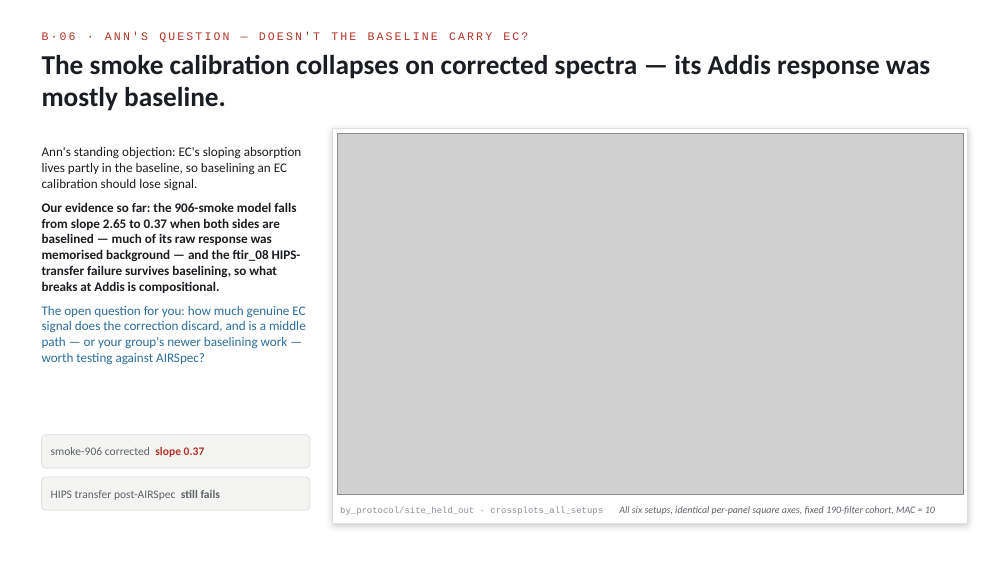
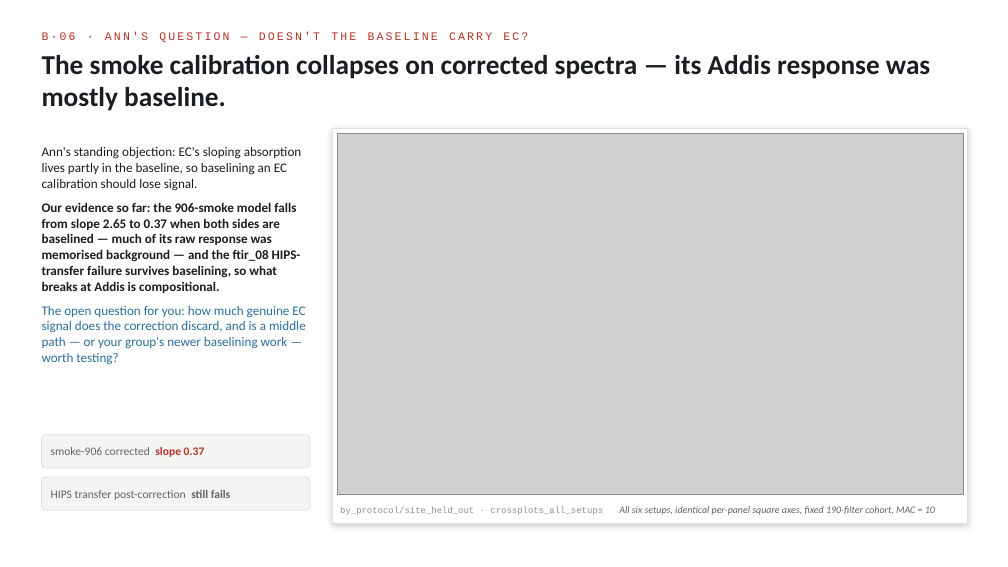
Before and after one commit to ahzs645/aethmodular, a slide deck: slide 8 of research/ftir_ec_phase3/deliverables/satoshi_deck_2026-08-13.pptx. Drawn at 1008x567 pixels with LibreOffice and Linux fonts; fonts in the diff are those of the drawing; grey boxes stand for pictures. Boxes give left, top, right and bottom in pixels: in the first picture for what was removed or moved away, otherwise in the second. Text is boxed around its words. In the diff, an @@ line names an element or a change of style, - is before the commit and + after.

```diff
--- a/research/ftir_ec_phase3/deliverables/satoshi_deck_2026-08-13.pptx
+++ b/research/ftir_ec_phase3/deliverables/satoshi_deck_2026-08-13.pptx
@@ text at <box>42,306,306,365</box>: text changed @@
-The open question for you: how much genuine EC signal does the correction discard, and is a middle path — or your group's newer baselining work — worth testing against AIRSpec?
+The open question for you: how much genuine EC signal does the correction discard, and is a middle path — or your group's newer baselining work — worth testing?
@@ text at <box>51,490,230,500</box>: text changed @@
-HIPS transfer post-AIRSpec still fails
+HIPS transfer post-correction still fails
```
Also in this commit, not shown: 14 other slides changed, 2 slides added, 1 slide removed, 1 other file.
